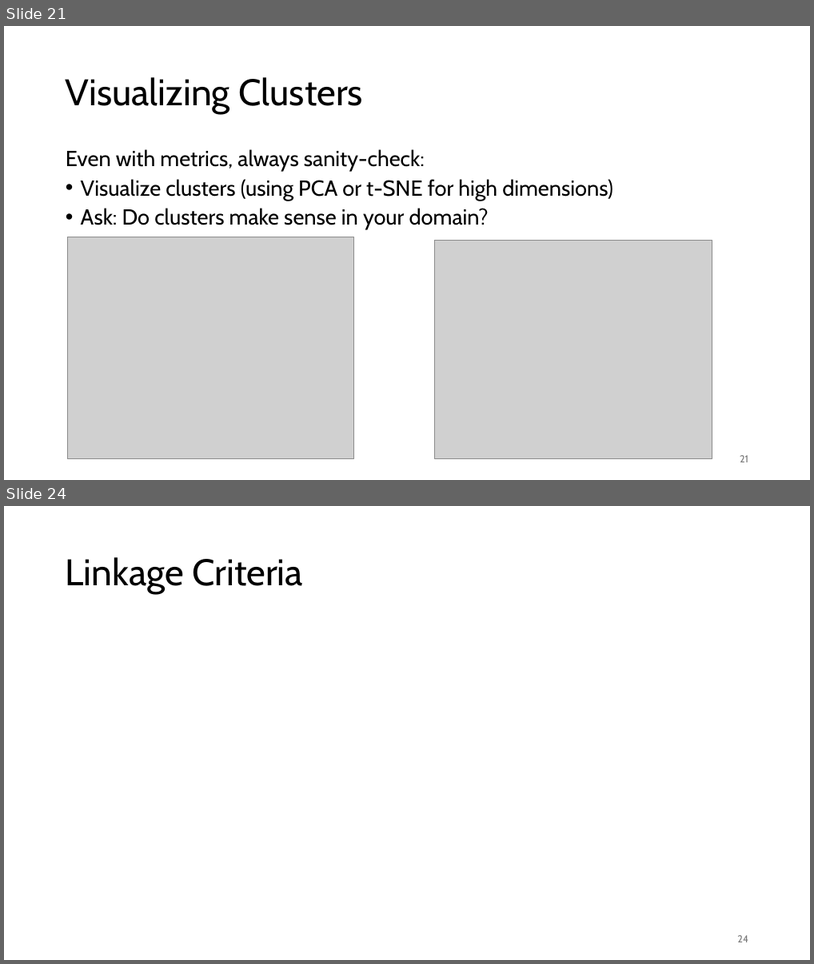
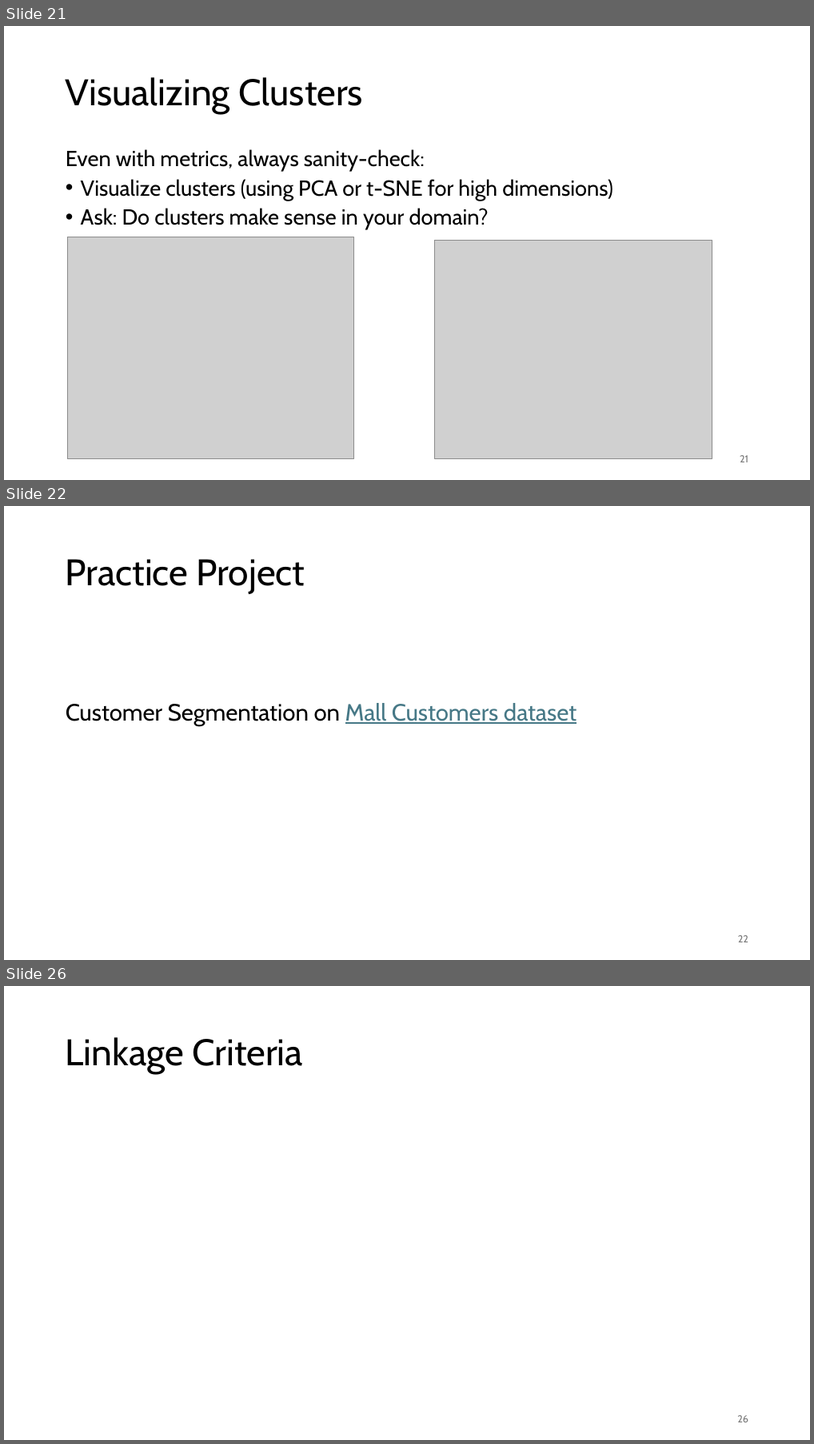
Before and after one commit to FelixWick/data_science, a slide deck: slides/2_clustering.pptx. Shown one above the other, each under a label of ours: slides 21 and 24 before the commit, slides 21, 22 and 26 after it; the slides between them are not shown. The pictures are 814x964 and 814x1444 pixels, drawn with LibreOffice and Linux fonts; fonts in the diff are those of the drawing; grey boxes stand for pictures. Boxes give left, top, right and bottom in pixels: in the first picture for what was removed or moved away, otherwise in the second. Text is boxed around its words. In the diff, an @@ line names an element or a change of style, - is before the commit and + after.

Commit message:
mall customers example

```diff
--- a/slides/2_clustering.pptx
+++ b/slides/2_clustering.pptx
@@ slide 22 added at [4,506,810,960], background #FFFFFF @@
@@ title added at [66,559,306,594], 44 pt, text #000000 @@
+Practice Project
@@ text added at [66,703,577,726], 28 pt, text #000000 @@
+Customer Segmentation on Mall Customers dataset
@@ page number added at [738,935,749,942], 12 pt, text #797979 @@
+22
@@ what was slide 24 is now slide 26 @@
@@ page number at [738,1415,749,1422]: text changed @@
-24
+26
```
Also in this commit, not shown: 4 slides changed, 1 other slide added, 1 other file.
